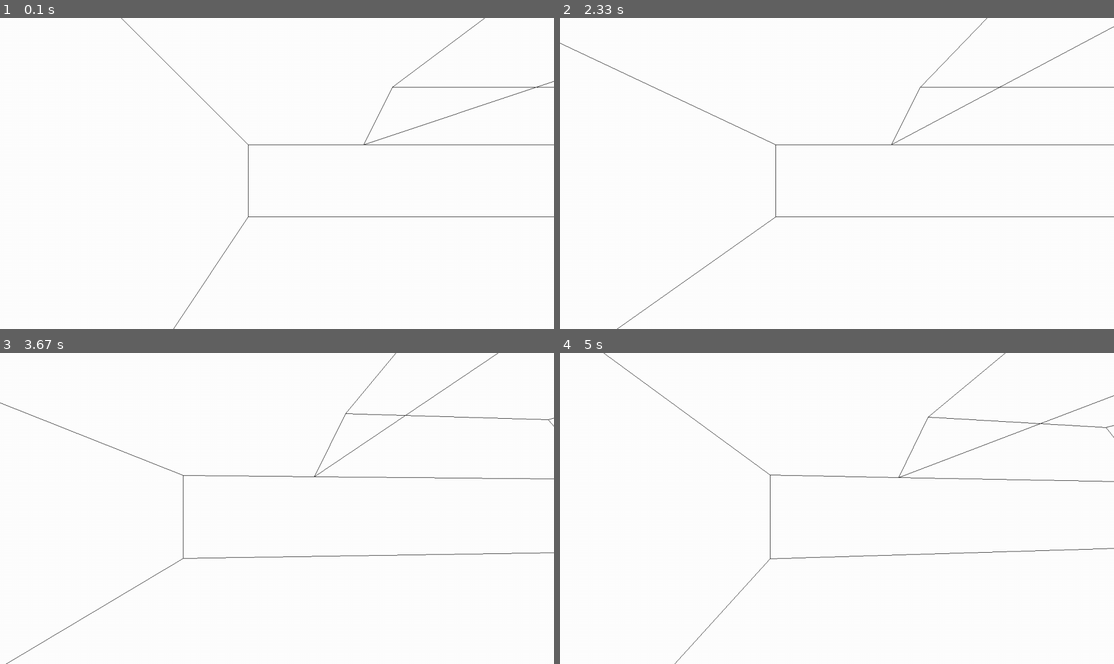
Above: before the commit, frames 1-4 (two rows, left to right).
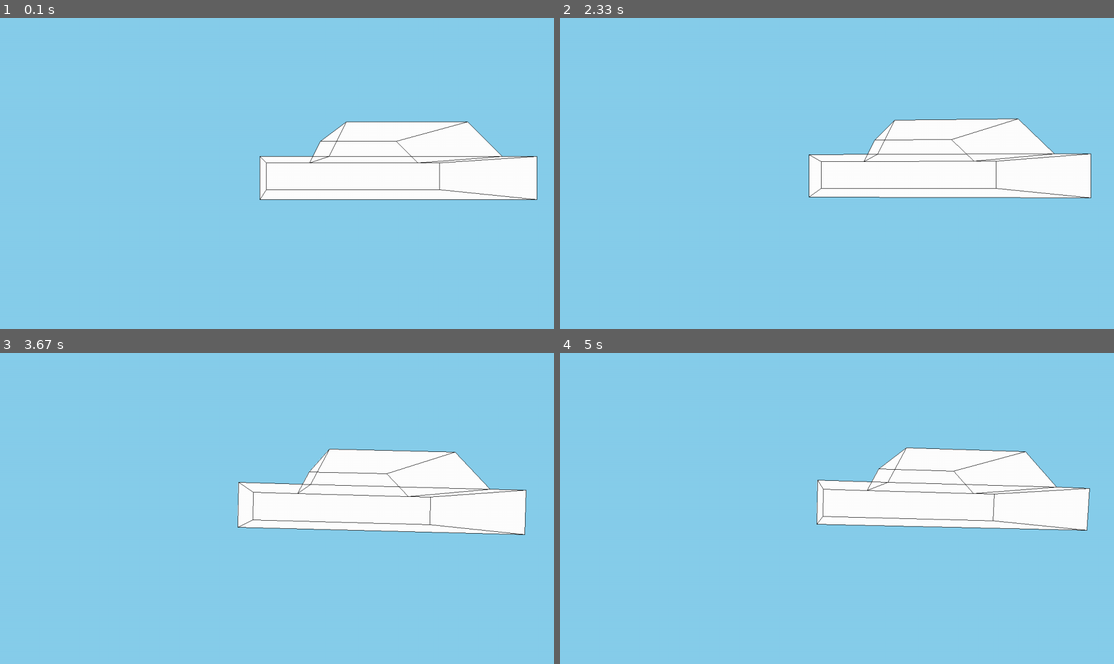
Above: after the commit, the same moments.

Repository: Adam-F-iguess/2000-s-racing-game-cuz-why-not
Game: pygame game, started from Car Model.py
The game is run twice, just before and just after one commit, with the same random seed, the same clock (stepped at 60 frames per second) and the same inputs.
Inputs (mouse positions are in pixels of both pictures, inside the frame that each line leads up to):
- Up to frame 1 (0.1 s): no input
- Up to frame 2 (2.33 s): tap E at 0.33 s; hold Esc 0.67-1.13 s; hold D 0.67-1.13 s; move the mouse to (704, 176) at 0.7 s; tap F at 0.73, 1.03, 1.9, 2.2 s; tap Z at 0.82, 1.98 s; tap X at 1.17 s; tap Q at 1.5 s; hold D 1.83-2.3 s
- Up to frame 3 (3.67 s): hold W 2.33-2.63 s; tap F at 2.4, 2.73, 3.03 s; tap E at 2.48 s; hold D 2.67-3.13 s; tap C at 3.17 s; tap R at 3.5 s
- Up to frame 4 (5 s): hold A 3.83-4.37 s; tap F at 3.9, 4.2, 4.47, 4.8 s; hold S 4.4-4.7 s; tap Z at 4.55 s; hold A from 4.73 s (still down); tap E at 4.88 s

The runs differ from the first frame. In frame 1, 91% of the frame differs, in the area x 0-100%, y 0-100%; in frame 2, 91%; in frame 3, 90%; in frame 4, 91%.

Commit message:
more rotations added

Diff:
--- a/Car Model.py
+++ b/Car Model.py
@@ -4,25 +4,43 @@
 from math import sin, cos, pi, sqrt, radians
 
 def rotate(point, vertice, centre, angle, axis):
-    print(centre, axis)
     cntx = centre[0]
-    cnty = centre[2]
+    cnty = centre[1]
+    cntz = centre[2]
     theta = angle
-    pty = vertice[2] - cnty
+    ptz = vertice[2] - cntz
+    pty = vertice[1] - cnty
     ptx = vertice[0] - cntx
-    print(cntx, cnty, ptx, pty)
+
+    p2z = ptz * cos(radians(theta[0])) - ptx * sin(radians(theta[0]))
+    p2x = ptx * cos(radians(theta[0])) + ptz * sin(radians(theta[0]))
+
+    ptz = p2z
+
+    p2z = ptz * cos(radians(theta[1])) + pty * sin(radians(theta[1]))
+    p2y = pty * cos(radians(theta[1])) - ptz * sin(radians(theta[1]))
+
+    ptx = p2x
+    pty = p2y
+
+    p2x = ptx* cos(radians(theta[2])) - pty * sin(radians(theta[2]))
+    p2y = pty * cos(radians(theta[2])) + ptx * sin(radians(theta[2]))
+
+
+
+    p2x += cntx
+    p2y += cnty
+    p2z += cntz
 
     if axis == 0:
-        p2x = ptx * cos(radians(theta)) + pty * sin(radians(theta))
-        p2x += cntx
         point = p2x
 
+    elif axis == 1:
+        point = p2y
+
     elif axis == 2:
-        p2y = pty * cos(radians(theta)) - ptx * sin(radians(theta))
-        p2y += cnty
-        point = p2y
-
-    print(point)
+        point = p2z
+
 
     return point
 class Object3d:
@@ -31,7 +49,7 @@
                     edges: list[list[int]],
                     faces: list[list[int]],
                     position: list[float],
-                    rotation: float) -> None:
+                    rotation: list[float]) -> None:
         self.vertices = vertices
         self.edges = edges
         self.faces = faces
@@ -155,14 +173,14 @@
         [1, 4, 12, 9],
         [3, 6, 14, 11]
     ]
-    def __init__(self, position: list[float], rotation: float) -> None:
+    def __init__(self, position: list[float], rotation: list[float]) -> None:
         super().__init__(Car.vertices, Car.edges, Car.faces, position, rotation)
 
 window = pygame.display.set_mode((1280, 720))
 pygame.display.set_caption("3d Graphics")
 done = False
 
-car = Car([0, 0, 0], 0)
+car = Car([0, 0, 500], [0, 0, 0])
 
 ticks = 0
 temp_pos = 0
@@ -171,24 +189,10 @@
 offset_y = 0
 temp_pos_y = 0
 blank = 0
+rotx = 0
+rotz = 0
 
 while not done:
-    for event in pygame.event.get():
-        if event.type == pygame.MOUSEBUTTONDOWN:
-            if event.button == 1:
-                    draging = True
-                    offset_x, offset_y = event.pos
-
-        elif event.type == pygame.MOUSEBUTTONUP:
-            if event.button == 1:
-                draging = False
-
-        if event.type == pygame.MOUSEMOTION:
-            if draging:
-                mouse_x, mouse_y = event.pos
-                temp_pos_y == (mouse_y - offset_y)
-
-
     keys = pygame.key.get_pressed()
     if keys[pygame.K_w]:
         car.position[2] -= 1
@@ -199,13 +203,34 @@
     if keys[pygame.K_d]:
         temp_pos -= 1
     if keys[pygame.K_q]:
-        blank += 1
+        blank += .5
     if keys[pygame.K_e]:
-        blank -= 1
+        blank -= .5
+    if keys[pygame.K_r]:
+        temp_pos_y += 1
+    if keys[pygame.K_f]:
+        temp_pos_y -= 1
+    if keys[pygame.K_z]:
+        rotx += .5
+    if keys[pygame.K_x]:
+        rotx -= .5
+    if keys[pygame.K_c]:
+        rotz += .5
+    if keys[pygame.K_v]:
+        rotz -= .5
+    if keys[pygame.K_ESCAPE]:
+        blank = 0
+        rotx = 0
+        rotz = 0
+        temp_pos = 0
+        temp_pos_y = 0
+        car.position[2] =  500
     pygame.draw.rect(window, (135, 206, 235), (0, 0, 1280, 720))
     car.position[0] =  temp_pos
     car.position[1] =  temp_pos_y
-    car.rotation = blank
+    car.rotation[0] = blank
+    car.rotation[1] = rotx
+    car.rotation[2] = rotz
     car.draw(window)
     for event in pygame.event.get():
         if event.type == pygame.QUIT:
